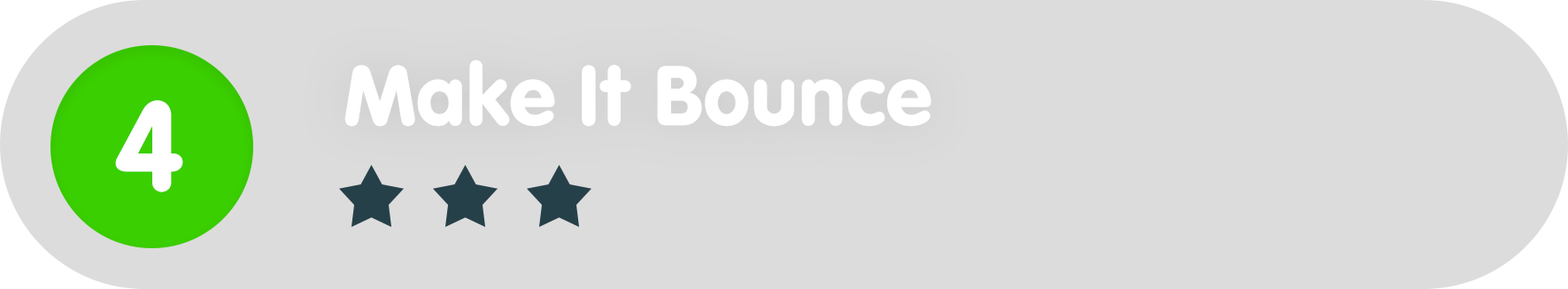
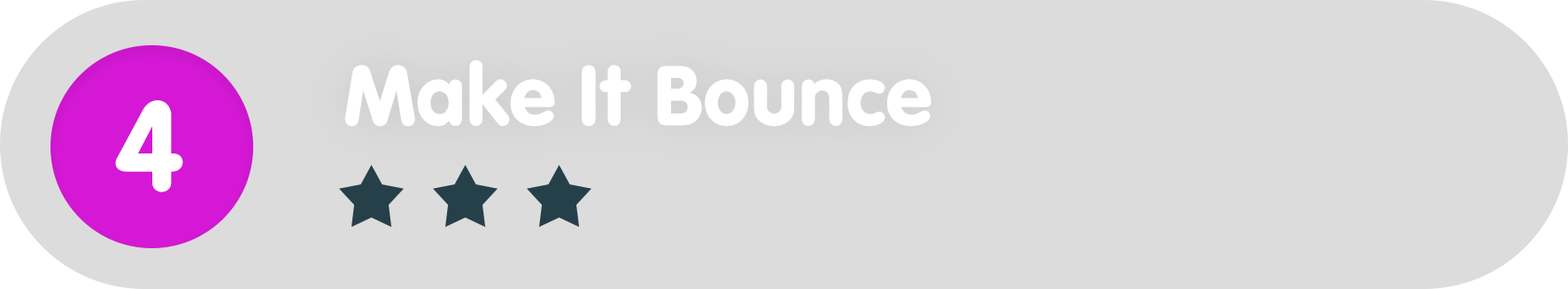
Two versions of the same layered image (w=1568, h=289). Layer-by-layer changes:
painted on "Ellipse_green" over [50, 45, 254, 248]
